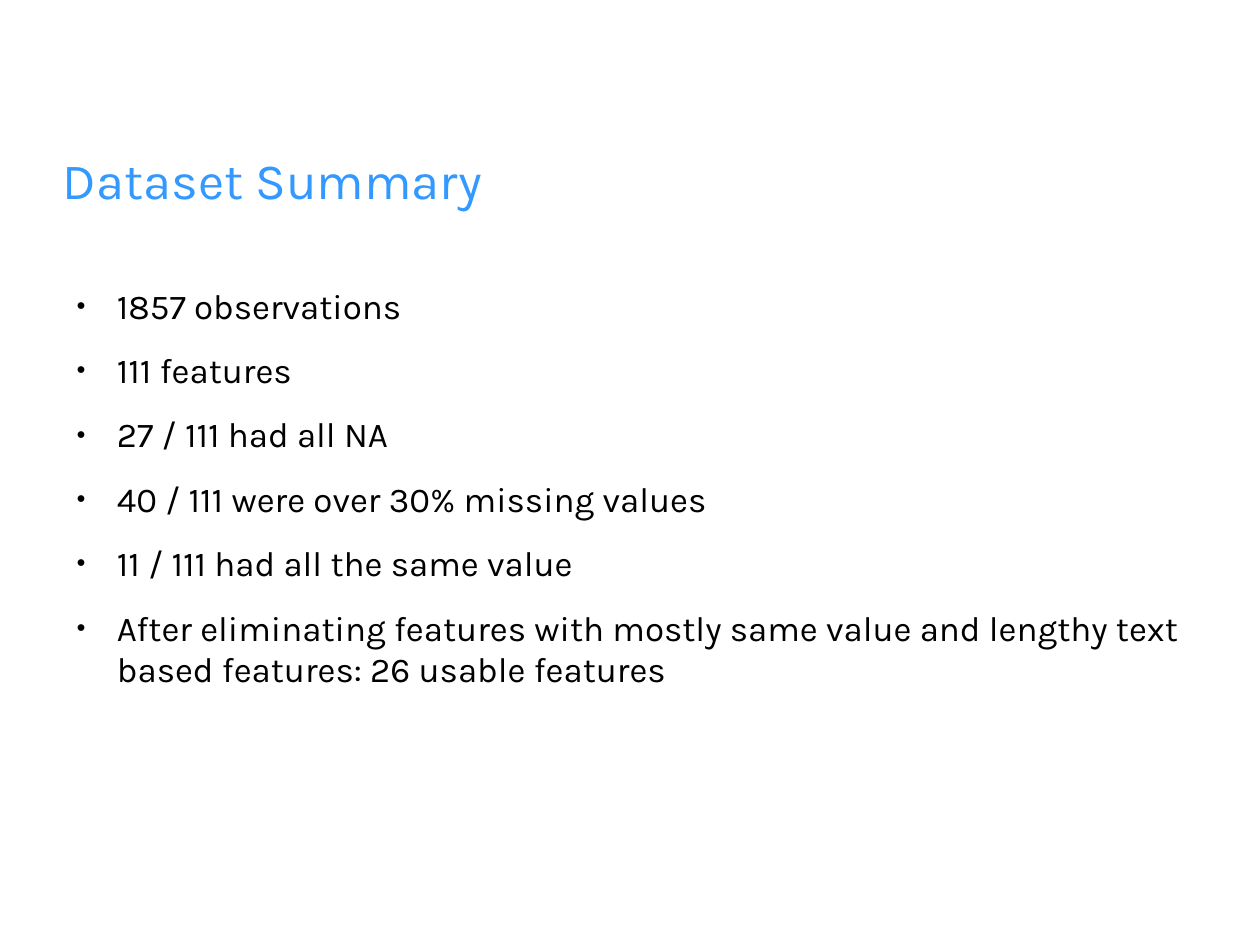
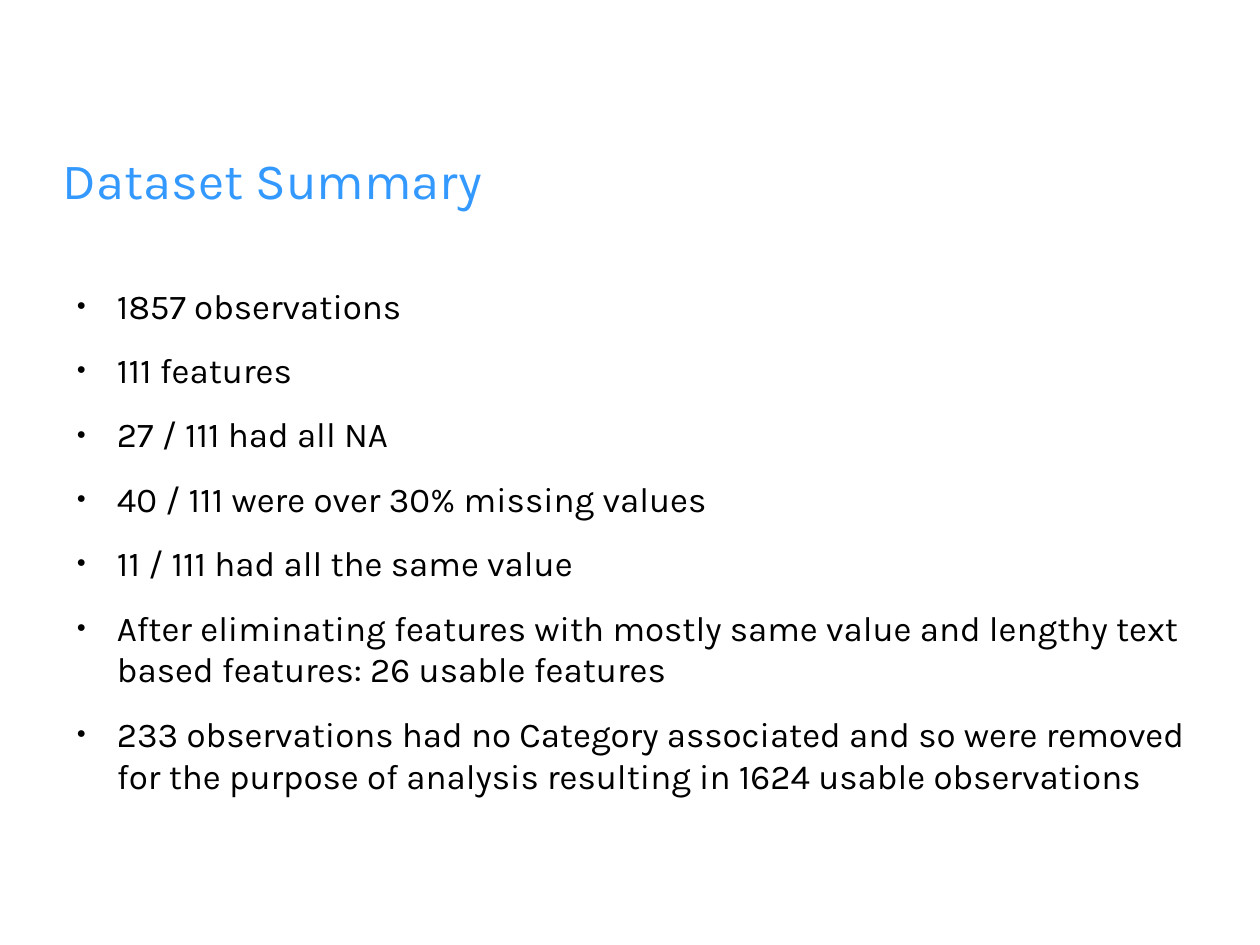
Before and after one commit to wjbrittonv/UMRFDataScience, a slide deck: slide 2 of MacClusteringProject/data_analysis.pptx. Drawn at 1260x945 pixels with LibreOffice and Linux fonts; fonts in the diff are those of the drawing; background and template pictures are left out. Boxes give left, top, right and bottom in pixels: in the first picture for what was removed or moved away, otherwise in the second. Text is boxed around its words. In the diff, an @@ line names an element or a change of style, - is before the commit and + after.

Commit message:
Tfidf vectorization of descriptions, duration analysis, and further presentation work

```diff
--- a/MacClusteringProject/data_analysis.pptx
+++ b/MacClusteringProject/data_analysis.pptx
@@ text at (117, 723, 1184, 798): paragraph added @@
+● 233 observations had no Category associated and so were removed for the purpose of analysis resulting in 1624 usable observations
```
Also in this commit, not shown: 1 other slide changed, 12 slides added, 11 slides removed, 13 other files.
